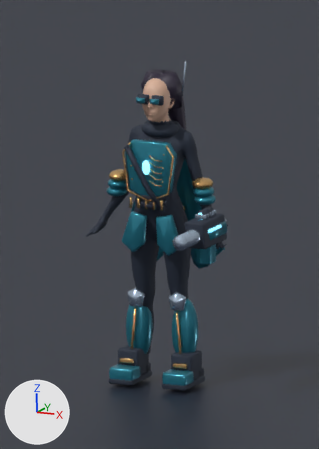
Renders of the Blender file ArtSource/Heroes/Nyra.blend from each side of a commit.
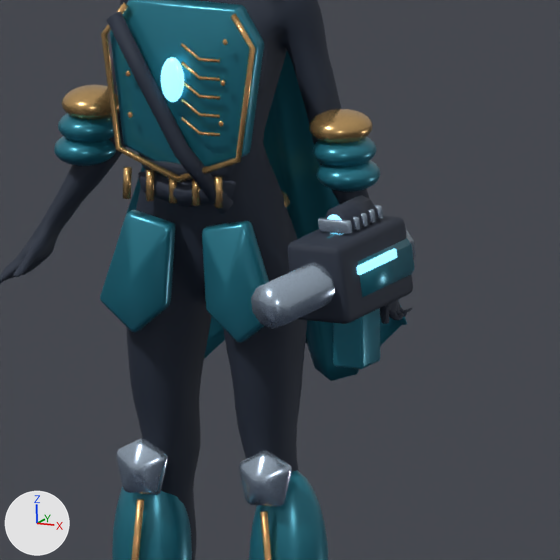
The first picture shows the older version from the file's camera 'Portrait'. The close-ups show the older and then the newer version on the part from 28% to 87% of the width and 31% to 73% of the height of that picture. Only the edits that show in the close-ups are written down. The lights are fixed; the arrows at lower left show +X, +Y and +Z.

The older version as bpy lines, for what is in view:
```python
ob_df_anatomy = bpy.data.objects.new('DF_Anatomy', me_df_anatomy)
ob_df_anatomy.location = (0.0, 0.0, 0.0)
ob_df_weaponr = bpy.data.objects.new('DF_WeaponR', me_df_weaponr)
ob_df_weaponr.location = (0.0, 0.0, 0.0)
ob_plane = bpy.data.objects.new('Plane', me_plane)
ob_plane.location = (0.0, 0.0, 0.0)
```
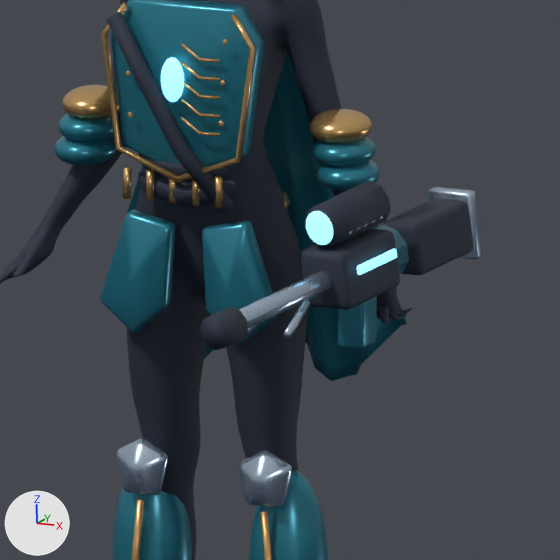
What differs and where, as boxes [x1, y1, x2, y2] in the close-ups (560 x 560 px; the box of a moved part takes in the faces that stretch with it):
'DF_WeaponR', reshaped (71% wider)
    before: [251, 195, 416, 369]
    after: [200, 181, 483, 350]
part 1 of me_df_weaponr, moved or reshaped
    before: [251, 230, 416, 329]
    after: [239, 271, 332, 329]
part 2 of me_df_weaponr, moved or reshaped
    before: [325, 195, 378, 232]
    after: [372, 225, 409, 274]
part 3 of me_df_weaponr, added (dark blue)
    after: [200, 307, 248, 350]
part 4 of me_df_weaponr, moved or reshaped
    before: [327, 215, 342, 234]
    after: [306, 211, 333, 245]
part 5 of me_df_weaponr, rebuilt (21% narrower, 24% shorter)
    before: [287, 216, 413, 324]
    after: [301, 228, 400, 310]
part 6 of me_df_weaponr, rebuilt
    before: [333, 308, 380, 369]
    after: [338, 297, 377, 349]
part 7 of me_df_weaponr, added
    after: [383, 198, 473, 276]
part 8 of me_df_weaponr, added (blue)
    after: [429, 187, 483, 259]
part 9 of me_df_weaponr, added
    after: [376, 288, 399, 319]
part 10 of me_df_weaponr, added
    after: [283, 300, 311, 339]
part 11 of me_df_weaponr, added
    after: [304, 181, 391, 249]
part 12 of me_df_weaponr, deleted (cyan)
    before: [327, 234, 415, 297]

What changed in the scene script:
```text
Change me_df_weaponr:
    used by ob_df_weaponr; location = (0.0, 0.0, 0.0)
    remove me_df_weaponr.from_pydata(...)  # 1188 vertices, 1156 faces; spans x 0.318..0.458, y -0.618..-0.014, z 0.796..1.115
    add me_df_weaponr.from_pydata(...)  # 1460 vertices, 1400 faces; spans x 0.334..0.454, y -0.879..0.277, z 0.834..1.134
    me_df_weaponr part 1: the loose piece of 20 vertices spanning x 0.348..0.428, y -0.618..-0.014, z 0.946..1.033 is scaled about its middle by (0.465, 1.23, 0.465), then moved by (0.0, -0.135, 0.0)
    me_df_weaponr part 2: the loose piece of 20 vertices spanning x 0.346..0.405, y -0.265..-0.144, z 1.048..1.115 is scaled about its middle by (1.56, 1.85, 1.52), then moved by (0.013, 0.033, -0.092), in mat_signature_enamel (cyan #2c8195)
    me_df_weaponr part 3: the loose piece of 20 vertices spanning x 0.348..0.428, y -0.618..-0.014, z 0.946..1.033 is copied, and the copy is scaled about its middle by (0.767, 0.154, 0.767), then moved by (0.0, -0.516, 0.0), in mat_obsidian_fabric (dark blue #242e3e); it spans x 0.358..0.418, y -0.879..-0.786, z 0.956..1.023
    me_df_weaponr part 4: the loose piece of 360 vertices spanning x 0.355..0.395, y -0.285..-0.273, z 1.059..1.104 is scaled about its middle by (1.49, 1, 1.5), then moved by (-0.001, -0.072, 0.01)
    me_df_weaponr part 5: the loose piece of 96 vertices spanning x 0.321..0.456, y -0.395..-0.079, z 0.913..1.066 is rebuilt with 96 vertices and now spans x 0.334..0.443, y -0.363..-0.112, z 0.933..1.045
    me_df_weaponr part 6: the loose piece of 96 vertices spanning x 0.359..0.428, y -0.265..-0.174, z 0.796..0.969 is rebuilt with 96 vertices and now spans x 0.367..0.423, y -0.255..-0.184, z 0.834..0.931
    me_df_weaponr part 7: a new loose piece of 96 vertices spanning x 0.345..0.434, y 0.0..0.251, z 0.928..1.03, in mat_obsidian_fabric (dark blue #242e3e)
    me_df_weaponr part 8: a new loose piece of 96 vertices spanning x 0.336..0.442, y 0.244..0.277, z 0.913..1.045, in mat_brushed_silver (blue #afc0d3)
    me_df_weaponr part 9: a new loose piece of 20 vertices spanning x 0.368..0.419, y -0.137..-0.058, z 0.861..0.97, in mat_obsidian_fabric (dark blue #242e3e)
    me_df_weaponr part 10: a new loose piece of 20 vertices spanning x 0.414..0.446, y -0.648..-0.514, z 0.936..0.987, in mat_brushed_silver (blue #afc0d3)
    me_df_weaponr part 11: a new loose piece of 20 vertices spanning x 0.337..0.411, y -0.339..-0.098, z 1.049..1.134, in mat_obsidian_fabric (dark blue #242e3e)
    me_df_weaponr part 12: 20 vertices removed from x 0.318..0.458, y -0.321..-0.088, z 0.912..1.067
    other edits to the shape of me_df_weaponr do not show in these pictures
```
